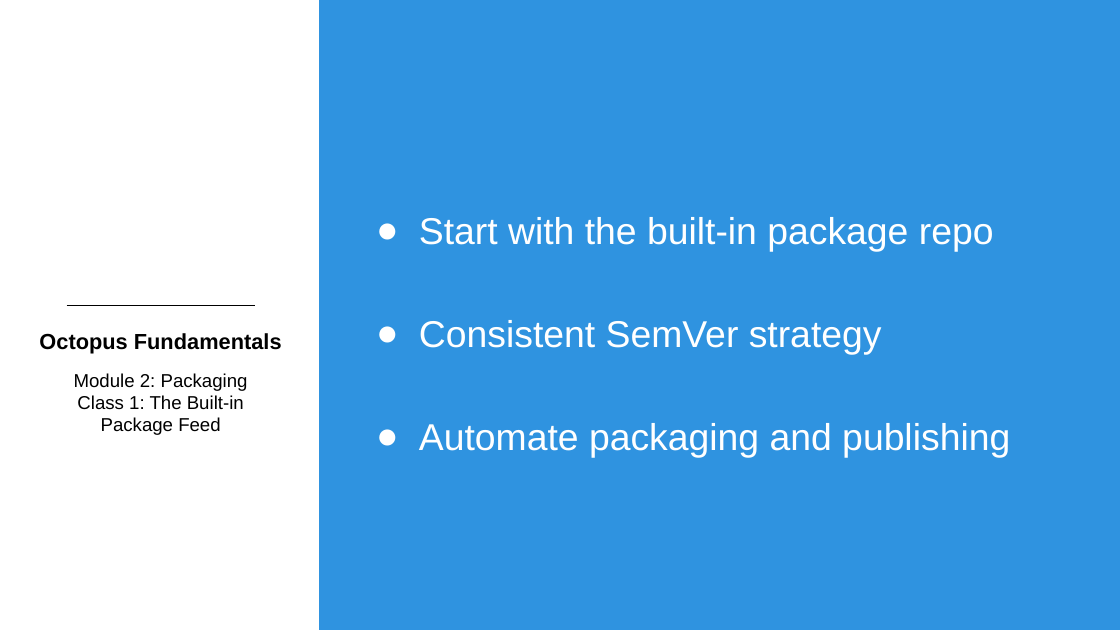
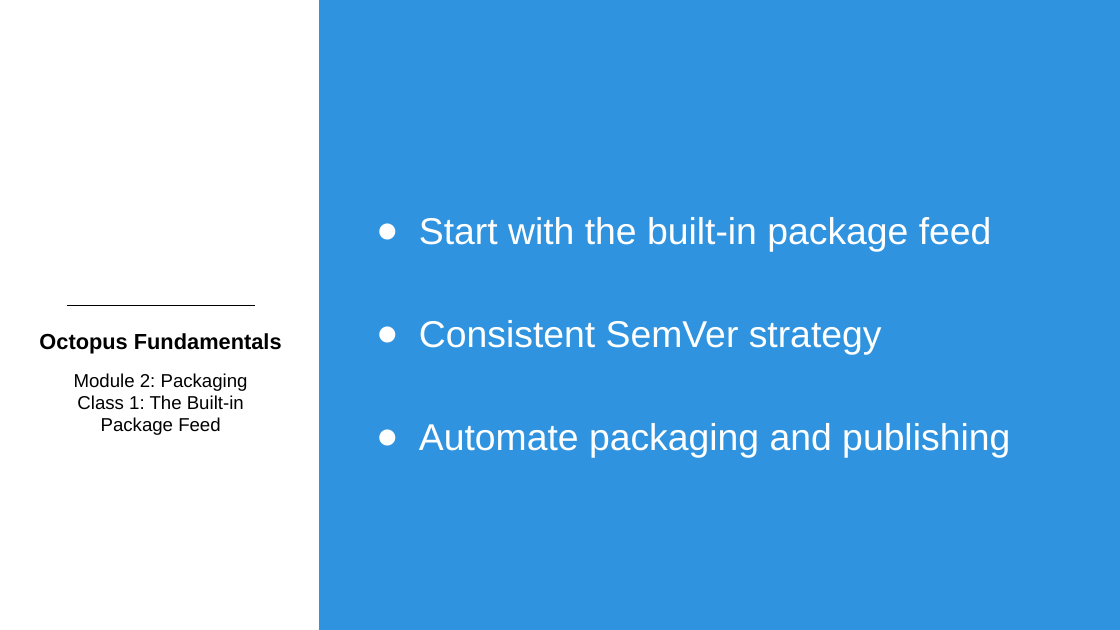
Before and after one commit to OctopusDeployCommunity/Octopus-Fundamentals-Course, a slide deck: slide 5 of OctopusDeployFundamentals/Module2-Packaging/Slides/Module2Class1-BuiltInPackageFeed.pptx. Drawn at 1120x630 pixels with LibreOffice and Linux fonts; fonts in the diff are those of the drawing; background and template pictures are left out. Boxes give left, top, right and bottom in pixels: in the first picture for what was removed or moved away, otherwise in the second. Text is boxed around its words. In the diff, an @@ line names an element or a change of style, - is before the commit and + after.

```diff
--- a/OctopusDeployFundamentals/Module2-Packaging/Slides/Module2Class1-BuiltInPackageFeed.pptx
+++ b/OctopusDeployFundamentals/Module2-Packaging/Slides/Module2Class1-BuiltInPackageFeed.pptx
@@ text at box(419, 217, 992, 252): text changed @@
-● Start with the built-in package repo
+● Start with the built-in package feed
```
Also in this commit, not shown: 7 other files.
